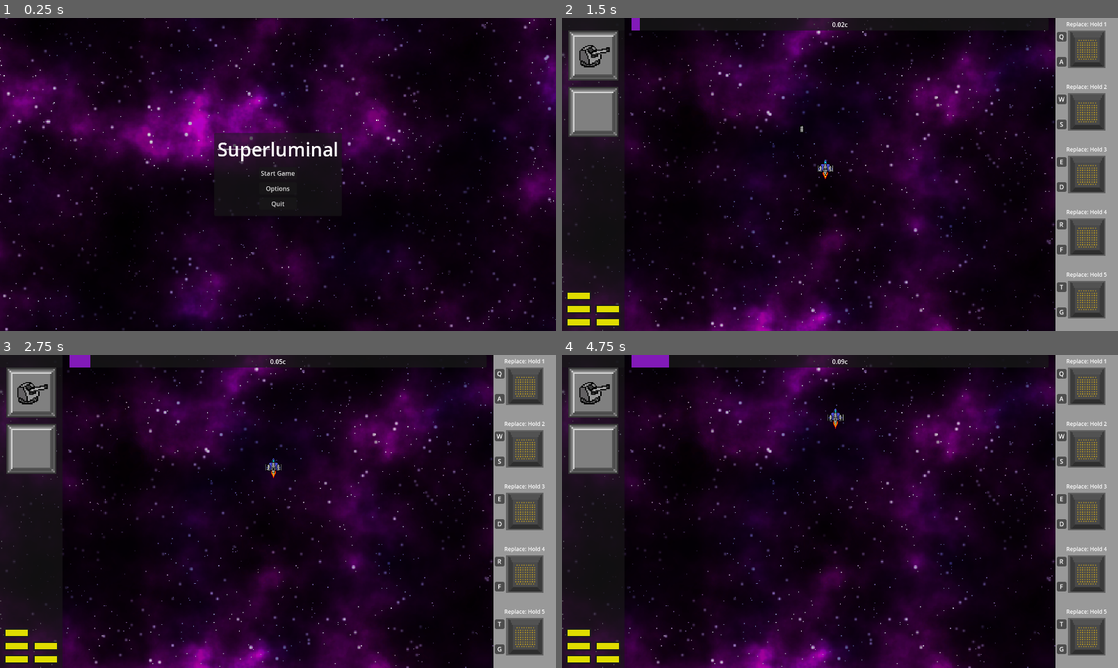
Above: before the commit, frames 1-4 (two rows, left to right).
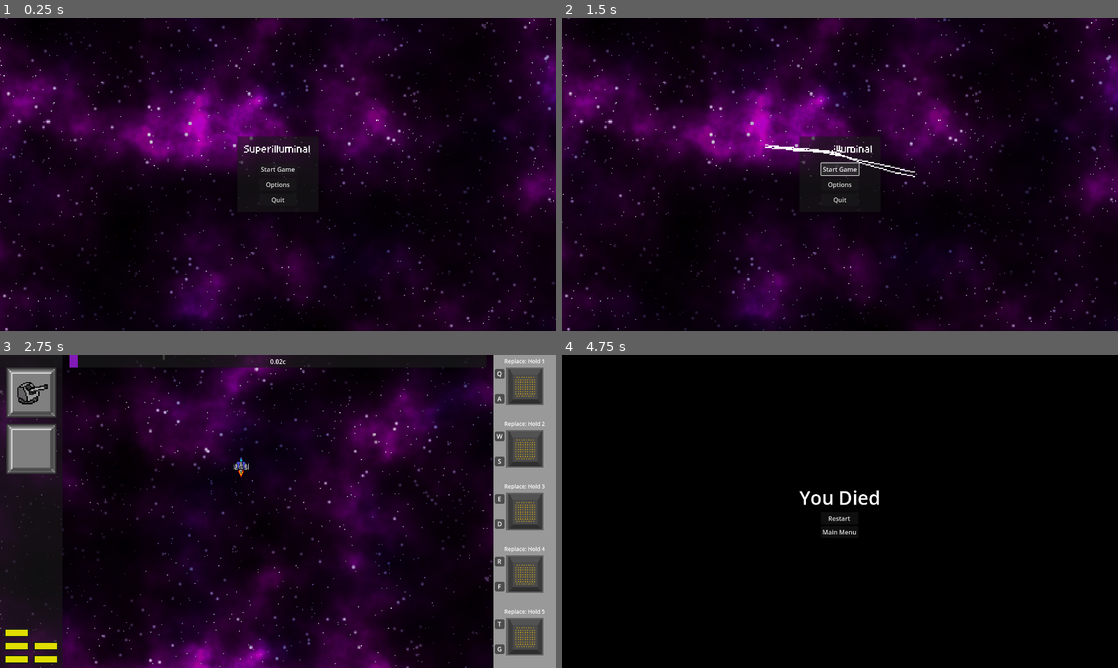
Above: after the commit, the same moments.

Repository: DigitsCodeCompendium/game.MJ198
Game: Godot game, scene res://scenes/title_screen/title_screen.tscn
The game is run twice, just before and just after one commit, with the same random seed, the same clock (stepped at 60 frames per second) and the same inputs. The engine's default icon, where the game draws it, is replaced by a stand-in: a white triangle on a blue panel in a dark square.
Inputs (mouse positions are in pixels of both pictures, inside the frame that each line leads up to):
- Up to frame 1 (0.25 s): no input
- Up to frame 2 (1.5 s): click "Start Game" at 0.5 s; click (840, 168) at 1.25 s, where only the run after the commit has a clickable "Start Game"
- Up to frame 3 (2.75 s): click (500, 373) at 2.02 s
- Up to frame 4 (4.75 s): click (1062, 398) at 2.77 s; click (1062, 373) at 3.52 s; click (1062, 398) at 4.27 s

The runs differ from the first frame. In frame 1, 1.1% of the frame differs, in the area x 38-62%, y 36-64%; in frame 2, 40%; in frame 3, 0.3%; in frame 4, 56%, in the area x 0-100%, y 0-100%.
Error in both runs: Invalid access to property or key 'volume_music' on a base object of type 'Dictionary'. (res://scenes/player_options.gd:22)

Commit message:
Make animated title screen

Diff:
--- a/scenes/game.tscn
+++ b/scenes/game.tscn
@@ -59,6 +59,7 @@
 script = ExtResource("4_ir15t")
 speed_control = NodePath("../../SpeedControl")
 spawn_pattern = ExtResource("5_ca42v")
+initial_delay = 2.5
 spawn_timer_curve = SubResource("Curve_264po")
 
 [node name="EnemySpawner" type="CollisionShape2D" parent="EnemySpawners" node_paths=PackedStringArray("speed_control")]
--- a/scenes/title_screen/title_screen.gd
+++ b/scenes/title_screen/title_screen.gd
@@ -3,6 +3,7 @@
 @export var game_scene: PackedScene
 @export var main_menu: Control
 @export var options_menu: Control
+@export var title_animation: AnimatedSprite2D
 
 # Called when the node enters the scene tree for the first time.
 func _ready():
@@ -10,6 +11,8 @@
 	options_menu.visible = false
 
 func _start_game():
+	title_animation.play()
+	await title_animation.animation_finished
 	get_tree().change_scene_to_packed(game_scene)
 
 func _open_options_menu():
--- a/scenes/title_screen/title_screen.tscn
+++ b/scenes/title_screen/title_screen.tscn
@@ -6,18 +6,76 @@
 [ext_resource type="Texture2D" uid="uid://b246vg0bnqb6g" path="res://assets/Background_GJ.png" id="3_s4lrb"]
 [ext_resource type="AudioStream" uid="uid://cobmll7e6ayf6" path="res://assets/title screen.mp3" id="5_cxcmr"]
 [ext_resource type="AudioStream" uid="uid://15dcvx6lt7ee" path="res://assets/menu_sounds/menu_option.mp3" id="6_j12ko"]
+[ext_resource type="Texture2D" uid="uid://u3kk7a5meajm" path="res://assets/menu_icons/Supertext6.png" id="6_xetrx"]
 [ext_resource type="AudioStream" uid="uid://cl63greqlj22u" path="res://assets/menu_sounds/menu_select.mp3" id="7_yegqs"]
 [ext_resource type="PackedScene" uid="uid://cerm72vxq2f4g" path="res://scenes/title_screen/audio_volume_slider.tscn" id="8_yegqs"]
 [ext_resource type="Script" uid="uid://bl24lb5nr04o6" path="res://scenes/title_screen/customize_player.gd" id="9_xoykc"]
 [ext_resource type="PackedScene" uid="uid://b0hpmch812els" path="res://scenes/player/player_visual.tscn" id="10_ju3lf"]
 
+[sub_resource type="AtlasTexture" id="AtlasTexture_yepnq"]
+atlas = ExtResource("6_xetrx")
+region = Rect2(0, 0, 128, 64)
+
+[sub_resource type="AtlasTexture" id="AtlasTexture_4u6ih"]
+atlas = ExtResource("6_xetrx")
+region = Rect2(128, 0, 128, 64)
+
+[sub_resource type="AtlasTexture" id="AtlasTexture_v2f8g"]
+atlas = ExtResource("6_xetrx")
+region = Rect2(256, 0, 128, 64)
+
+[sub_resource type="AtlasTexture" id="AtlasTexture_k2vsc"]
+atlas = ExtResource("6_xetrx")
+region = Rect2(384, 0, 128, 64)
+
+[sub_resource type="AtlasTexture" id="AtlasTexture_aihkd"]
+atlas = ExtResource("6_xetrx")
+region = Rect2(512, 0, 128, 64)
+
+[sub_resource type="AtlasTexture" id="AtlasTexture_seoxh"]
+atlas = ExtResource("6_xetrx")
+region = Rect2(640, 0, 128, 64)
+
+[sub_resource type="AtlasTexture" id="AtlasTexture_7paur"]
+atlas = ExtResource("6_xetrx")
+region = Rect2(768, 0, 128, 64)
+
+[sub_resource type="SpriteFrames" id="SpriteFrames_5q4na"]
+animations = [{
+"frames": [{
+"duration": 1.0,
+"texture": SubResource("AtlasTexture_yepnq")
+}, {
+"duration": 1.0,
+"texture": SubResource("AtlasTexture_4u6ih")
+}, {
+"duration": 1.0,
+"texture": SubResource("AtlasTexture_v2f8g")
+}, {
+"duration": 1.0,
+"texture": SubResource("AtlasTexture_k2vsc")
+}, {
+"duration": 1.0,
+"texture": SubResource("AtlasTexture_aihkd")
+}, {
+"duration": 1.0,
+"texture": SubResource("AtlasTexture_seoxh")
+}, {
+"duration": 1.0,
+"texture": SubResource("AtlasTexture_7paur")
+}],
+"loop": false,
+"name": &"default",
+"speed": 5.0
+}]
+
 [sub_resource type="LabelSettings" id="LabelSettings_mgrm8"]
 font_size = 32
 
 [sub_resource type="StyleBoxEmpty" id="StyleBoxEmpty_yegqs"]
 content_margin_bottom = 1.0
 
-[node name="TitleScreen" type="Control" node_paths=PackedStringArray("main_menu", "options_menu")]
+[node name="TitleScreen" type="Control" node_paths=PackedStringArray("main_menu", "options_menu", "title_animation")]
 layout_mode = 3
 anchors_preset = 15
 anchor_right = 1.0
@@ -29,6 +87,7 @@
 game_scene = ExtResource("3_mgrm8")
 main_menu = NodePath("MainMenu")
 options_menu = NodePath("OptionsMenu")
+title_animation = NodePath("MainMenu/PanelContainer/MarginContainer/VBoxContainer/Title/AnimatedSprite2D")
 
 [node name="Background" type="TextureRect" parent="."]
 layout_mode = 1
@@ -63,12 +122,17 @@
 [node name="VBoxContainer" type="VBoxContainer" parent="MainMenu/PanelContainer/MarginContainer"]
 layout_mode = 2
 
-[node name="Title" type="RichTextLabel" parent="MainMenu/PanelContainer/MarginContainer/VBoxContainer"]
-layout_mode = 2
-bbcode_enabled = true
-text = "[font_size=48][s]Super[/s]luminal[/font_size]"
-fit_content = true
-autowrap_mode = 0
+[node name="Title" type="MarginContainer" parent="MainMenu/PanelContainer/MarginContainer/VBoxContainer"]
+layout_mode = 2
+theme_override_constants/margin_left = 96
+theme_override_constants/margin_top = 48
+theme_override_constants/margin_right = 96
+theme_override_constants/margin_bottom = 0
+
+[node name="AnimatedSprite2D" type="AnimatedSprite2D" parent="MainMenu/PanelContainer/MarginContainer/VBoxContainer/Title"]
+position = Vector2(96, 48)
+scale = Vector2(3, 3)
+sprite_frames = SubResource("SpriteFrames_5q4na")
 
 [node name="MarginContainer" type="MarginContainer" parent="MainMenu/PanelContainer/MarginContainer/VBoxContainer"]
 layout_mode = 2
Binary file added: assets/menu_icons/Supertext6.png
Not shown, added: assets/menu_icons/Supertext6.png.import
Not shown: 1 places in scenes/title_screen/title_screen.tscn that only renumber resources
